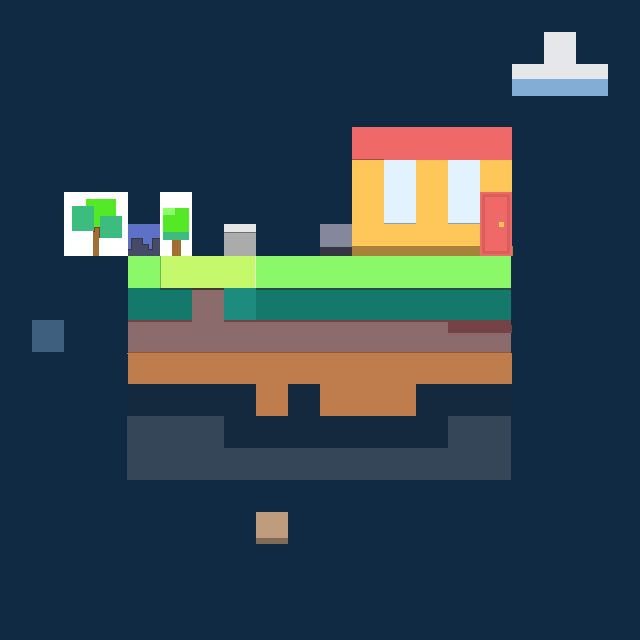
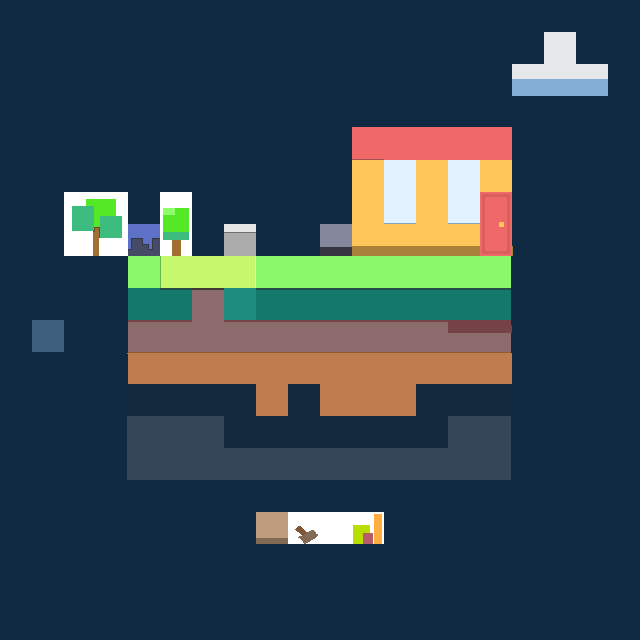
Before/after of a (640, 640) layered artwork. What changed in the layer stack:
painted on "Layer 1" over [288,512,384,544]
